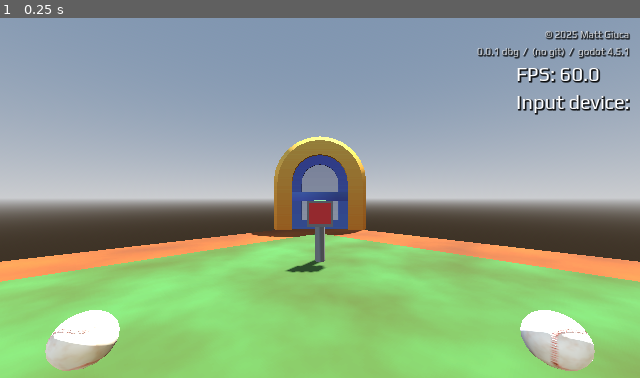
Above: before the commit, frame 1.
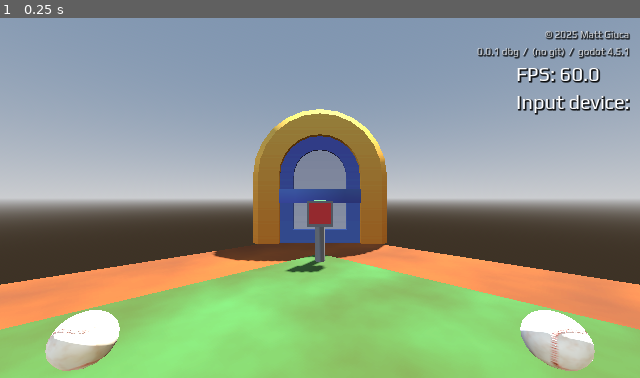
Above: after the commit, the same moment.

Repository: mgiuca/two-hands
Game: Godot game, scene res://scenes/levels/baseball.tscn
Same seed, same stepped clock (60 frames per second), same inputs: the game is played once before the commit and once after it. This scene is started directly instead of the project's main scene.
Inputs:
- Up to frame 1 (0.25 s): no input

The runs differ from the first frame. In frame 1, 22% of the frame differs, in the area x 0-100%, y 25-100%.

Commit message:
Baseball level: Move ground and door closer.
Just aesthetic, doesn't change how hard it is to hit.

Diff:
--- a/scenes/levels/baseball.tscn
+++ b/scenes/levels/baseball.tscn
@@ -20,13 +20,13 @@
 [node name="Static" type="Node3D" parent="." index="7"]
 
 [node name="Ground" type="CSGBox3D" parent="Static" index="0"]
-transform = Transform3D(0.70710677, 0, 0.70710677, 0, 1, 0, -0.70710677, 0, 0.70710677, 0, -0.5, 0)
+transform = Transform3D(0.70710677, 0, 0.70710677, 0, 1, 0, -0.70710677, 0, 0.70710677, 0, -0.5, 3)
 use_collision = true
 size = Vector3(16, 1, 16)
 material = ExtResource("3_gcw3b")
 
 [node name="Grass" type="CSGBox3D" parent="Static" index="1"]
-transform = Transform3D(0.51535165, 0, 0.51535165, 0, 0.7288173, 0, -0.51535165, 0, 0.51535165, 0, -0.30989575, 0)
+transform = Transform3D(0.51535165, 0, 0.51535165, 0, 0.7288173, 0, -0.51535165, 0, 0.51535165, 0, -0.30989575, 3)
 use_collision = true
 size = Vector3(16, 1, 16)
 material = ExtResource("4_4jxpb")
@@ -42,7 +42,7 @@
 transform = Transform3D(1, 0, 0, 0, 1, 0, 0, 0, 1, 0, 0, -4.6601996)
 
 [node name="Door" parent="." index="9" instance=ExtResource("5_8o0ly")]
-transform = Transform3D(3.870159, 0, 0, 0, 3.870159, 0, 0, 0, 3.870159, 0, 0, -10.163345)
+transform = Transform3D(3.870159, 0, 0, 0, 3.870159, 0, 0, 0, 3.870159, 0, 0, -7.1633453)
 
 [node name="SecondaryLight" type="OmniLight3D" parent="." index="10"]
 transform = Transform3D(1, 0, 0, 0, 1, 0, 0, 0, 1, 0, 1.2278504, 0.83508337)
